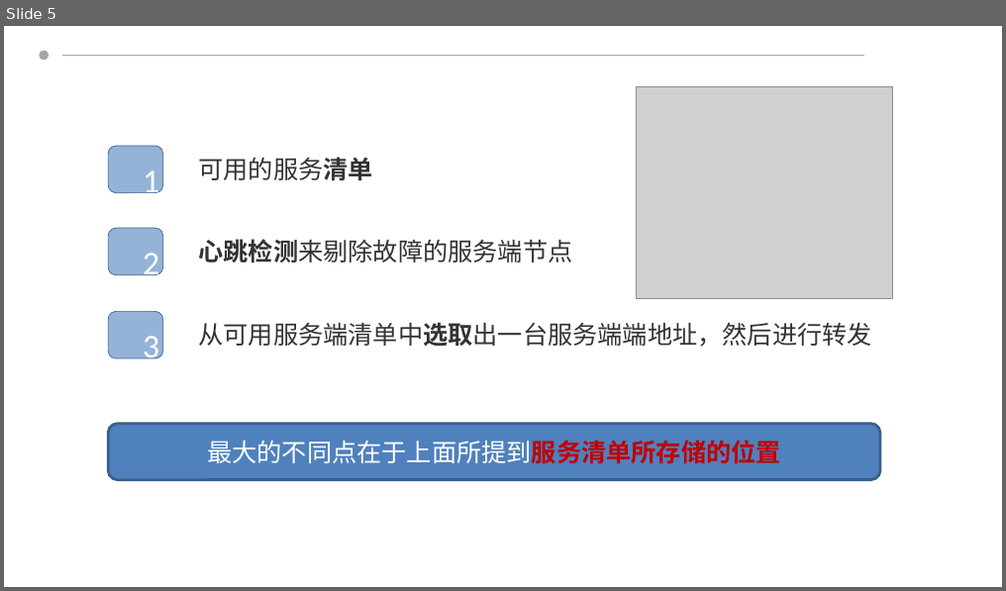
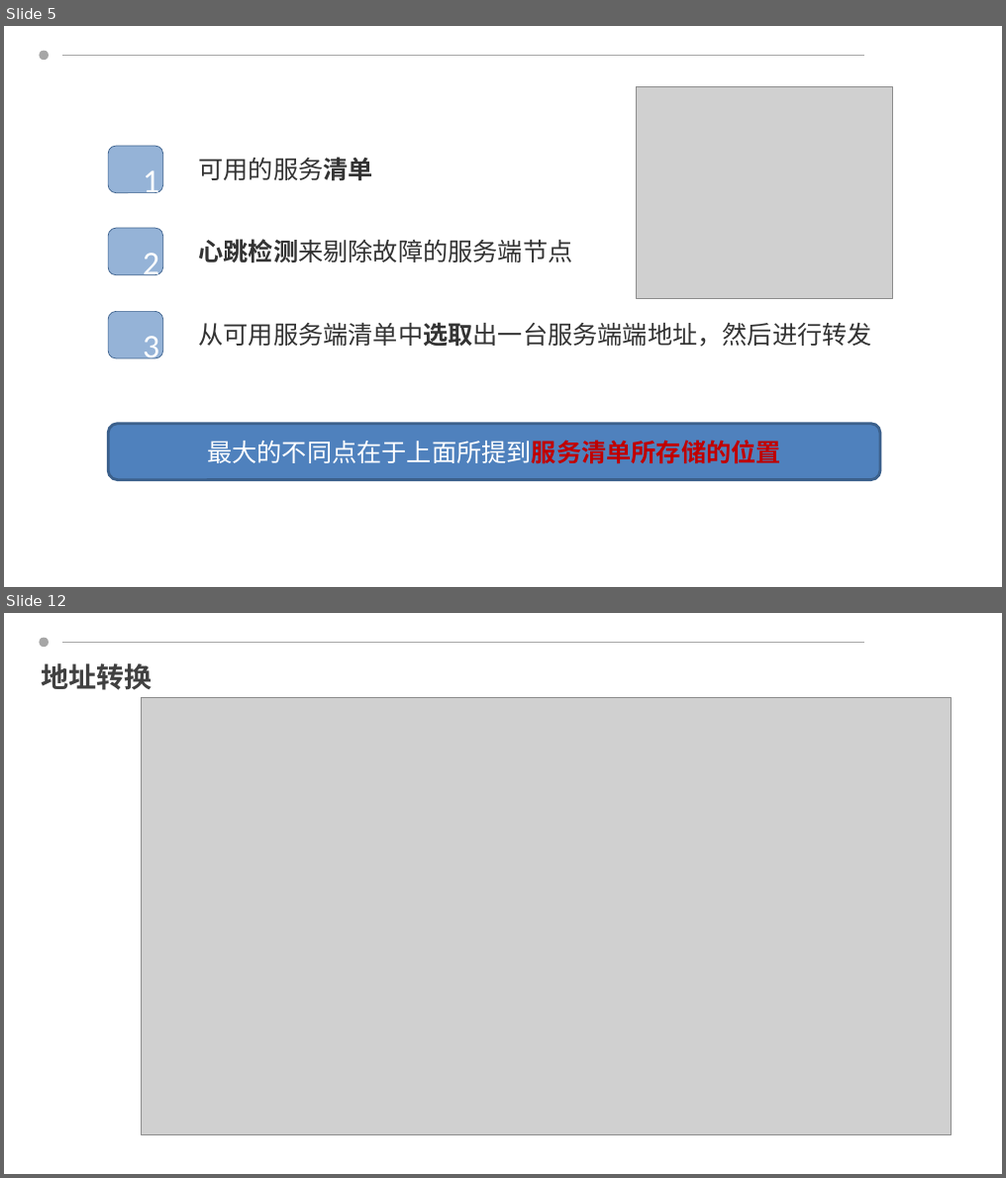
Before and after one commit to ziyanjupan/-ReadingNotes, a slide deck: Ribbon解析 .pptx. Shown one above the other, each under a label of ours: slide 5 before the commit, slides 5 and 12 after it; the slides between them are not shown. The pictures are 1006x591 and 1006x1178 pixels, drawn with LibreOffice and Linux fonts; fonts in the diff are those of the drawing; grey boxes stand for pictures; background and template pictures are left out. Boxes give left, top, right and bottom in pixels: in the first picture for what was removed or moved away, otherwise in the second. Text is boxed around its words. In the diff, an @@ line names an element or a change of style, - is before the commit and + after.

```diff
--- a/Ribbon解析 .pptx
+++ b/Ribbon解析 .pptx
@@ slide 12 added at (x1=4, y1=613, x2=1002, y2=1174), background #FFFFFF; not listed: 2 template elements that a slide beside it also shows @@
@@ title added at (x1=42, y1=663, x2=152, y2=690), 20 pt, text #404040, bold @@
+地址转换
@@ picture added at (x1=142, y1=698, x2=951, y2=1135) @@
```
Also in this commit, not shown: 9 slides changed, 3 other slides added, 2 slides removed.
